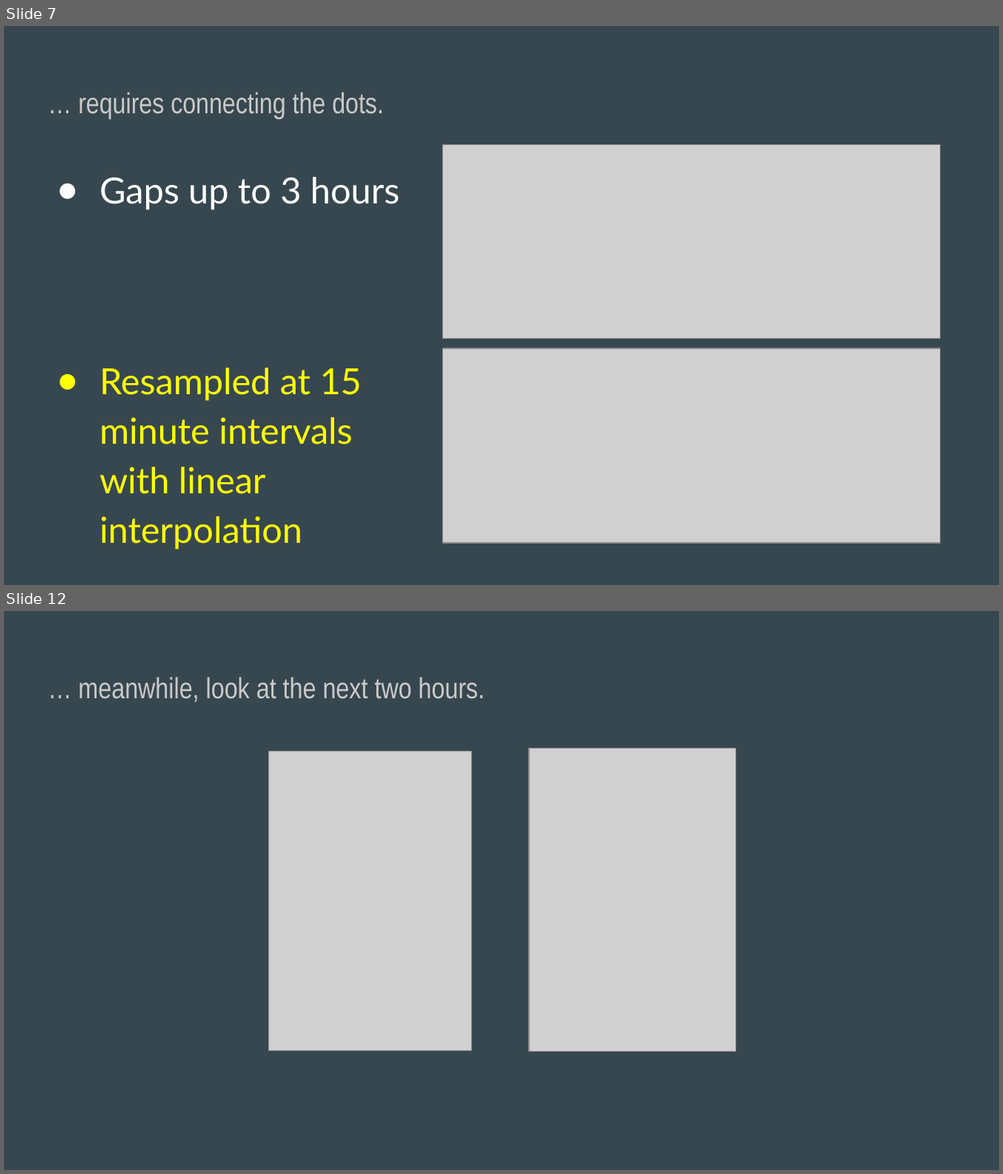
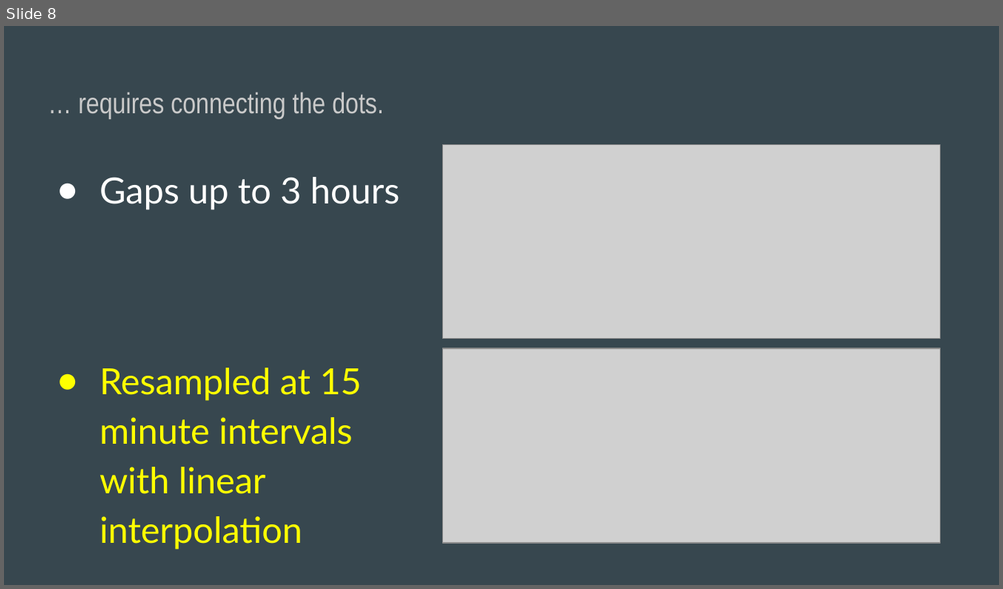
Before and after one commit to inaug22/capstone3, a slide deck: Capstone3Presentation.pptx. Shown one above the other, each under a label of ours: slides 7 and 12 before the commit, slide 8 after it; the slides between them are not shown. The pictures are 1003x1174 and 1003x589 pixels, drawn with LibreOffice and Linux fonts; fonts in the diff are those of the drawing; grey boxes stand for pictures. Boxes give left, top, right and bottom in pixels: in the first picture for what was removed or moved away, otherwise in the second. Text is boxed around its words. In the diff, an @@ line names an element or a change of style, - is before the commit and + after.

```diff
--- a/Capstone3Presentation.pptx
+++ b/Capstone3Presentation.pptx
@@ slide 12 removed at [4, 611, 999, 1170], background #37474F @@
@@ title removed at [78, 677, 485, 702] @@
-… meanwhile, look at the next two hours.
@@ picture removed at [269, 752, 472, 1051] @@
@@ picture removed at [528, 748, 735, 1051] @@
@@ what was slide 7 is now slide 8 @@
```
Also in this commit, not shown: 9 slides changed, 2 slides added.
